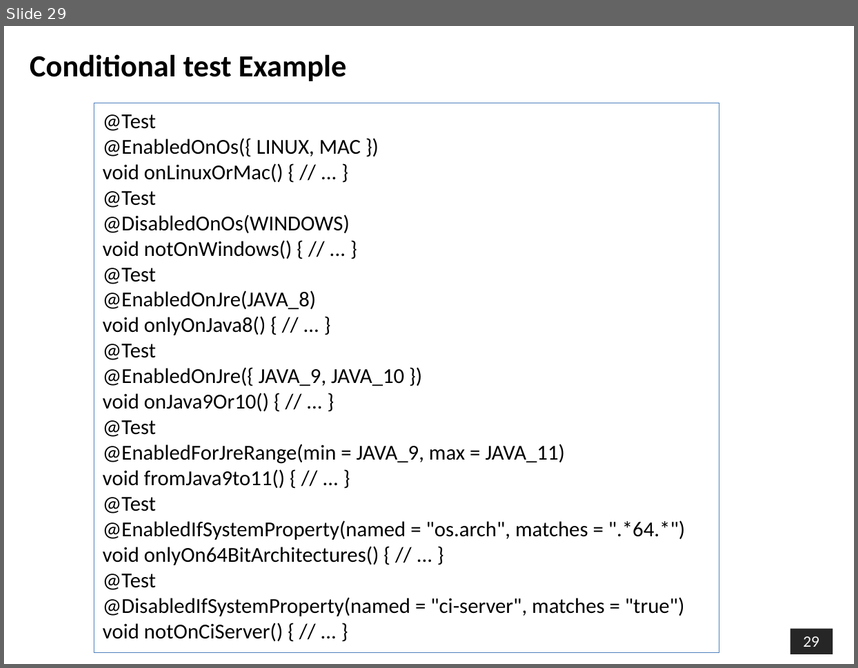
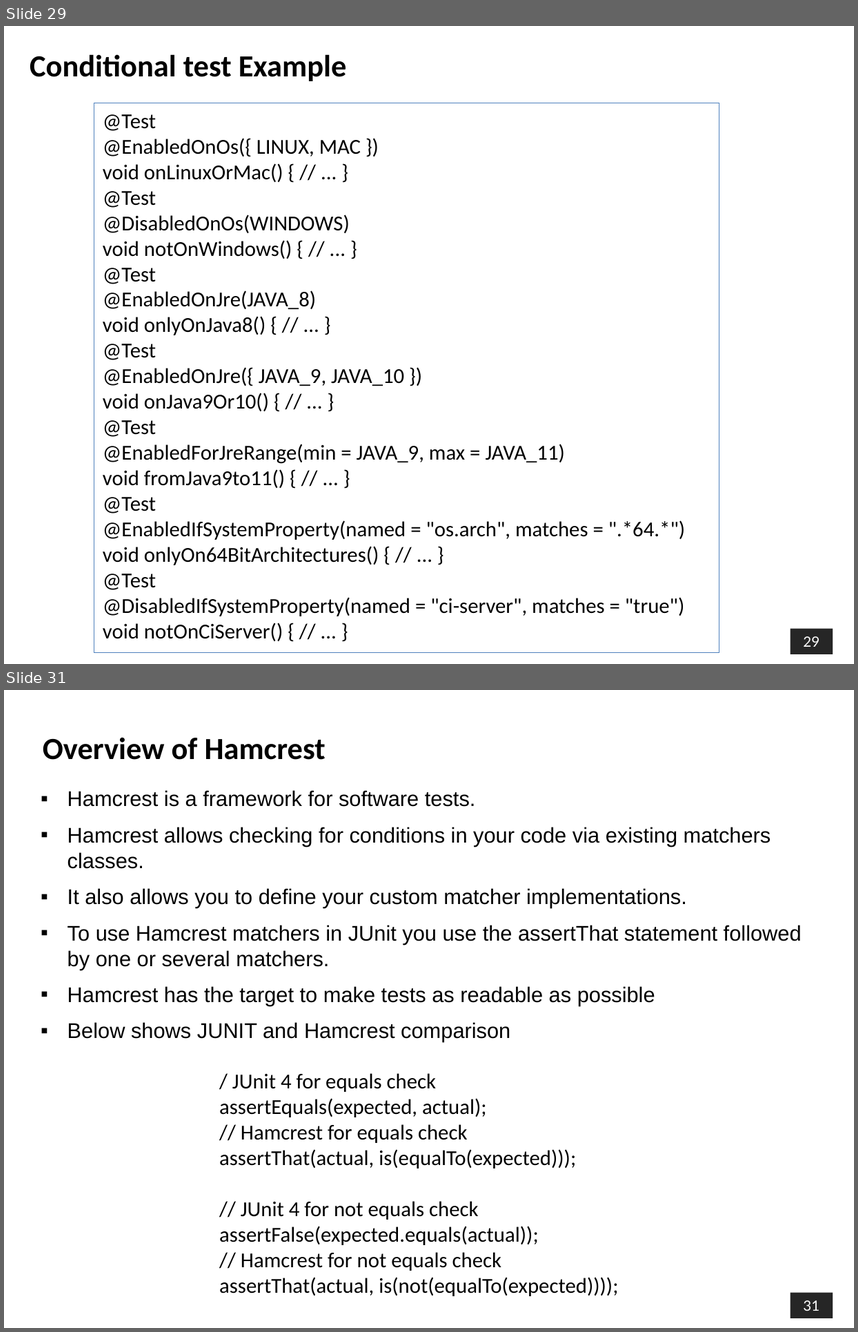
Before and after one commit to shalini06mittal/ConcertoTraining, a slide deck: ppts/Junit/Junit5.pptx. Shown one above the other, each under a label of ours: slide 29 before the commit, slides 29 and 31 after it; the slides between them are not shown. The pictures are 858x668 and 858x1332 pixels, drawn with LibreOffice and Linux fonts; fonts in the diff are those of the drawing; background and template pictures are left out. Boxes give left, top, right and bottom in pixels: in the first picture for what was removed or moved away, otherwise in the second. Text is boxed around its words. In the diff, an @@ line names an element or a change of style, - is before the commit and + after.

Commit message:
junit demos

```diff
--- a/ppts/Junit/Junit5.pptx
+++ b/ppts/Junit/Junit5.pptx
@@ slide 31 added at (4, 690, 854, 1328), background picture (left out); not listed: 1 template element that a slide beside it also shows @@
@@ text added at (43, 737, 326, 760), 26 pt, text #000000, bold @@
+Overview of Hamcrest
@@ text added at (67, 790, 802, 1042), 18 pt, text #000000 @@
+▪ Hamcrest is a framework for software tests.
+▪ Hamcrest allows checking for conditions in your code via existing matchers classes.
+▪ It also allows you to define your custom matcher implementations.
+▪ To use Hamcrest matchers in JUnit you use the assertThat statement followed by one or several matchers.
+▪ Hamcrest has the target to make tests as readable as possible
+▪ Below shows JUNIT and Hamcrest comparison
@@ text added at (219, 1073, 618, 1296), 18 pt, text #000000 @@
+/ JUnit 4 for equals check
+assertEquals(expected, actual);
+// Hamcrest for equals check
+assertThat(actual, is(equalTo(expected)));
+// JUnit 4 for not equals check
+assertFalse(expected.equals(actual));
+// Hamcrest for not equals check
+assertThat(actual, is(not(equalTo(expected))));
```
Also in this commit, not shown: 31 other slides added, 33 other files.
